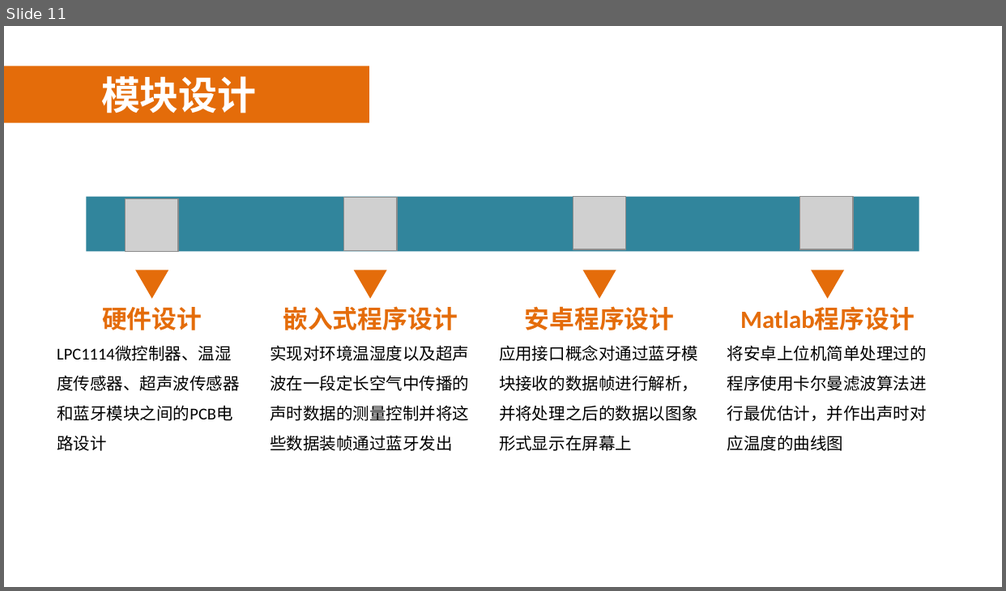
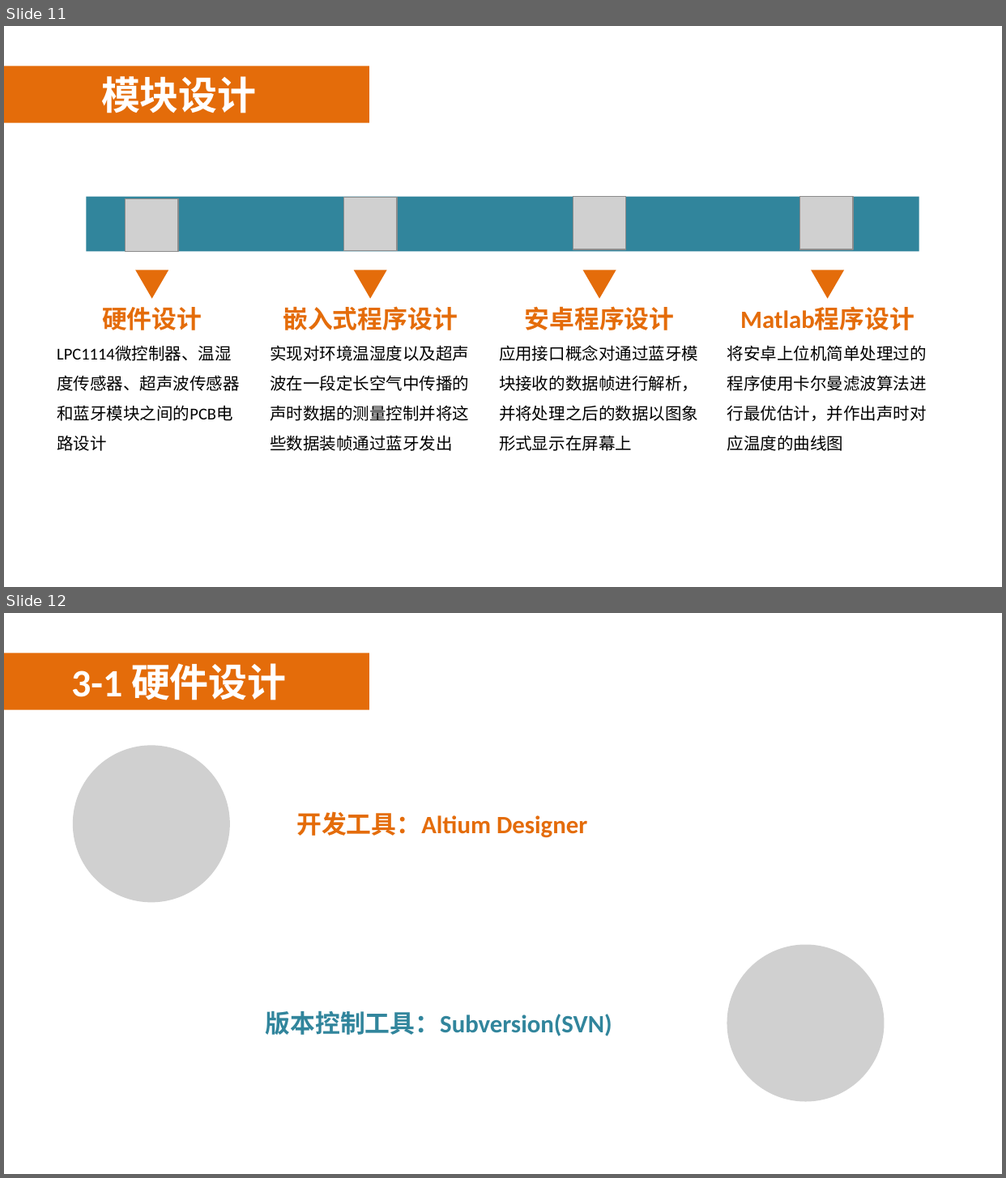
Before and after one commit to PaulingZhou/GraduationDesign, a slide deck: 答辩ppt.pptx. Shown one above the other, each under a label of ours: slide 11 before the commit, slides 11 and 12 after it. The pictures are 1006x591 and 1006x1178 pixels, drawn with LibreOffice and Linux fonts; fonts in the diff are those of the drawing; grey boxes stand for pictures; background and template pictures are left out. Boxes give left, top, right and bottom in pixels: in the first picture for what was removed or moved away, otherwise in the second. Text is boxed around its words. In the diff, an @@ line names an element or a change of style, - is before the commit and + after.

Commit message:
ppt已做到硬件电路设计的超声波模块发送电路 输入模块还未完成

```diff
--- a/答辩ppt.pptx
+++ b/答辩ppt.pptx
@@ slide 12 added at (4, 613, 1002, 1174), background picture (left out); not listed: 2 template elements that a slide beside it also shows @@
@@ text added at (71, 663, 286, 700), 28 pt, text #FFFFFF, bold @@
+3-1 硬件设计
@@ picture added at (73, 746, 229, 902) @@
@@ text added at (296, 811, 587, 838), 18 pt, text #E46C0A, bold @@
+开发工具：Altium Designer
@@ picture added at (727, 944, 883, 1101) @@
@@ text added at (266, 1011, 612, 1037), 18 pt, text #31859C, bold @@
+版本控制工具：Subversion(SVN)
```
Also in this commit, not shown: 1 slide changed, 3 other slides added, 1 slide removed, 22 other files.
